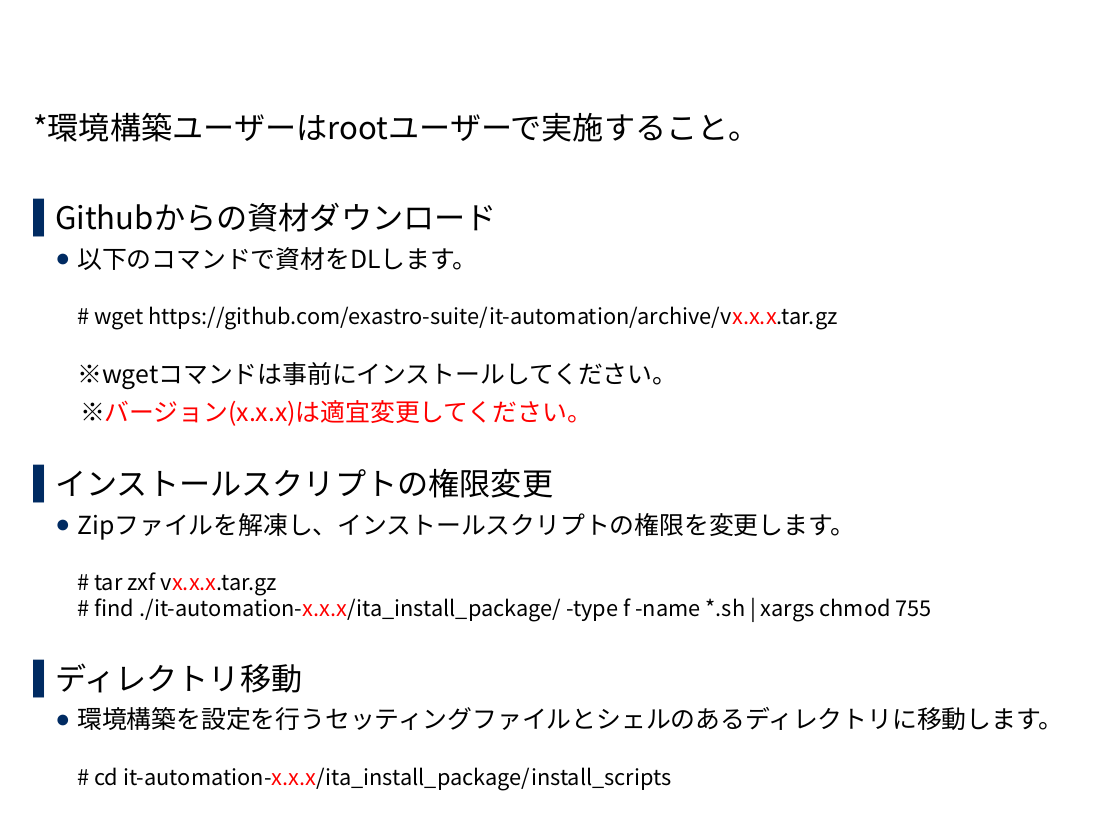
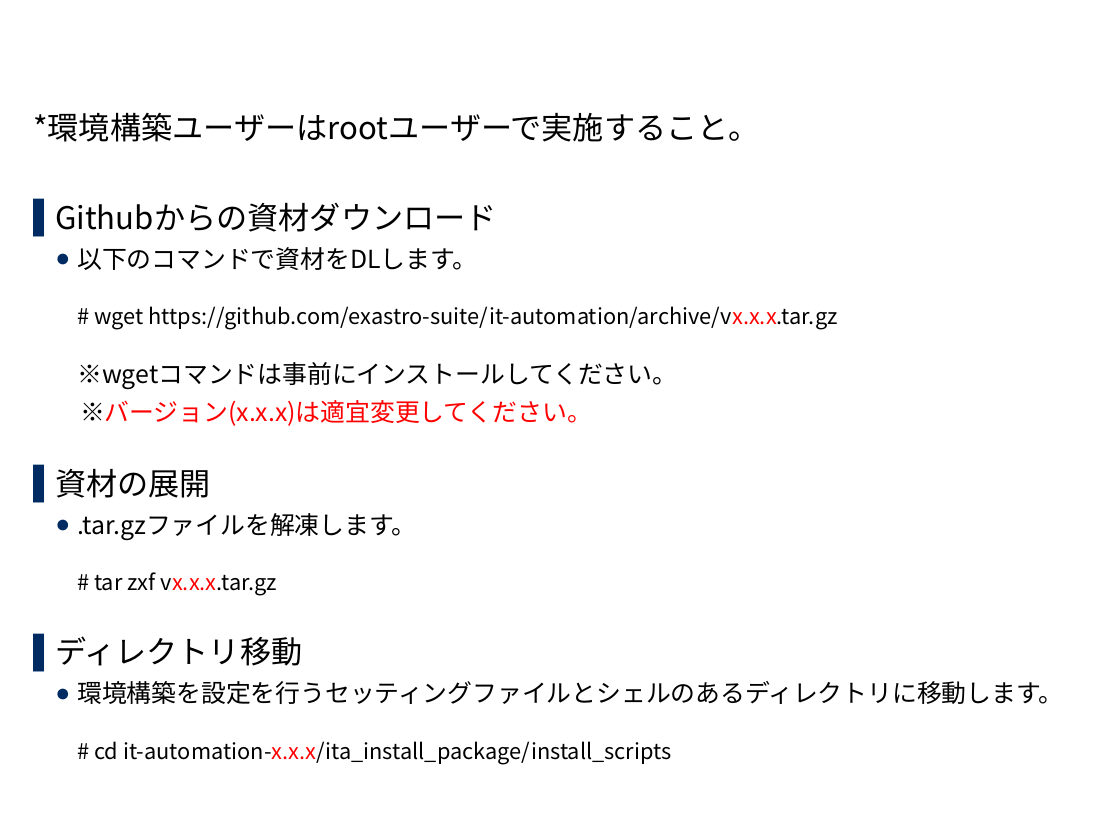
Before and after one commit to exastro-suite/it-automation-docs, a slide deck: slide 13 of asset/Learn_ja/ITA-online-install_ja.pptx. Drawn at 1120x840 pixels with LibreOffice and Linux fonts; fonts in the diff are those of the drawing; background and template pictures are left out. Boxes give left, top, right and bottom in pixels: in the first picture for what was removed or moved away, otherwise in the second. Text is boxed around its words. In the diff, an @@ line names an element or a change of style, - is before the commit and + after.

```diff
--- a/asset/Learn_ja/ITA-online-install_ja.pptx
+++ b/asset/Learn_ja/ITA-online-install_ja.pptx
@@ text at <box>55,469,416,596</box>: text changed @@
-▌ インストールスクリプトの権限変更
-  ● Zipファイルを解凍し、インストールスクリプトの権限を変更します。
-    # tar zxf vx.x.x.tar.gz
-    # find ./it-automation-x.x.x/ita_install_package/ -type f -name *.sh | xargs chmod 755
+▌ 資材の展開
+  ● .tar.gzファイルを解凍します。
+    # tar zxf vx.x.x.tar.gz
```
Also in this commit, not shown: 2 other slides changed.
